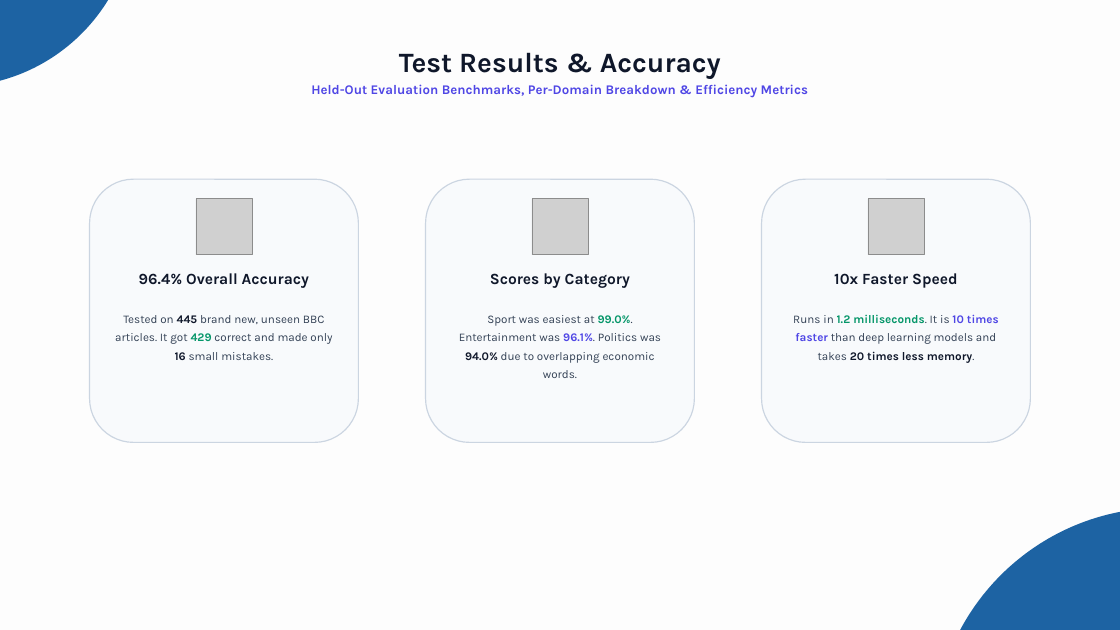
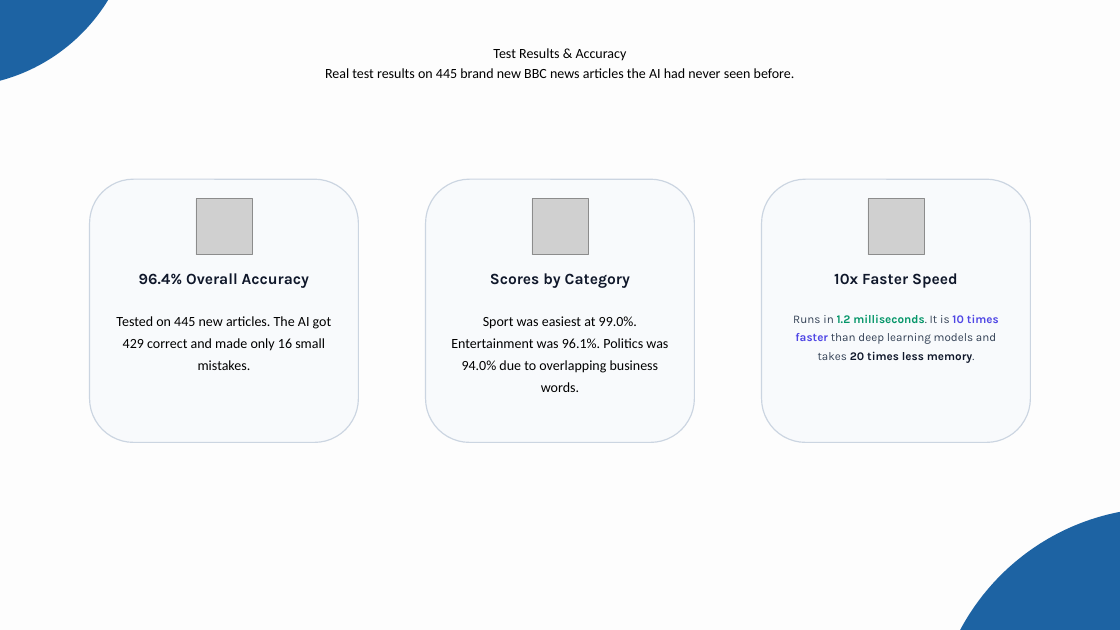
Before and after one commit to Abhijeet0848/NewsLens, a slide deck: slide 13 of docs/NewsScope_Presentation.pptx. Drawn at 1120x630 pixels with LibreOffice and Linux fonts; fonts in the diff are those of the drawing; grey boxes stand for pictures. Boxes give left, top, right and bottom in pixels: in the first picture for what was removed or moved away, otherwise in the second. Text is boxed around its words. In the diff, an @@ line names an element or a change of style, - is before the commit and + after.

```diff
--- a/docs/NewsScope_Presentation.pptx
+++ b/docs/NewsScope_Presentation.pptx
@@ text at (493, 48, 627, 61): size 36 to 18 pt, font Karla to Calibri, text colour #0F172A to #000000, bold off in "Test Results & Accuracy" @@
@@ text at (325, 68, 795, 78): text changed; size 17 to 18 pt; font Karla to Calibri; text colour #4F46E5 to #000000; bold off @@
-Held-Out Evaluation Benchmarks, Per-Domain Breakdown & Efficiency Metrics
+Real test results on 445 brand new BBC news articles the AI had never seen before.
@@ text at (116, 316, 332, 370): text changed; size 15 to 18 pt; font Karla to Calibri; text colour #334155 to #000000 @@
-Tested on 445 brand new, unseen BBC articles. It got 429 correct and made only 16 small mistakes.
+Tested on 445 new articles. The AI got 429 correct and made only 16 small mistakes.
@@ text at (451, 316, 668, 392): text changed; size 15 to 18 pt; font Karla to Calibri; text colour #334155 to #000000 @@
-Sport was easiest at 99.0%. Entertainment was 96.1%. Politics was 94.0% due to overlapping economic words.
+Sport was easiest at 99.0%. Entertainment was 96.1%. Politics was 94.0% due to overlapping business words.
```
Also in this commit, not shown: 14 other slides changed, 3 other files.
